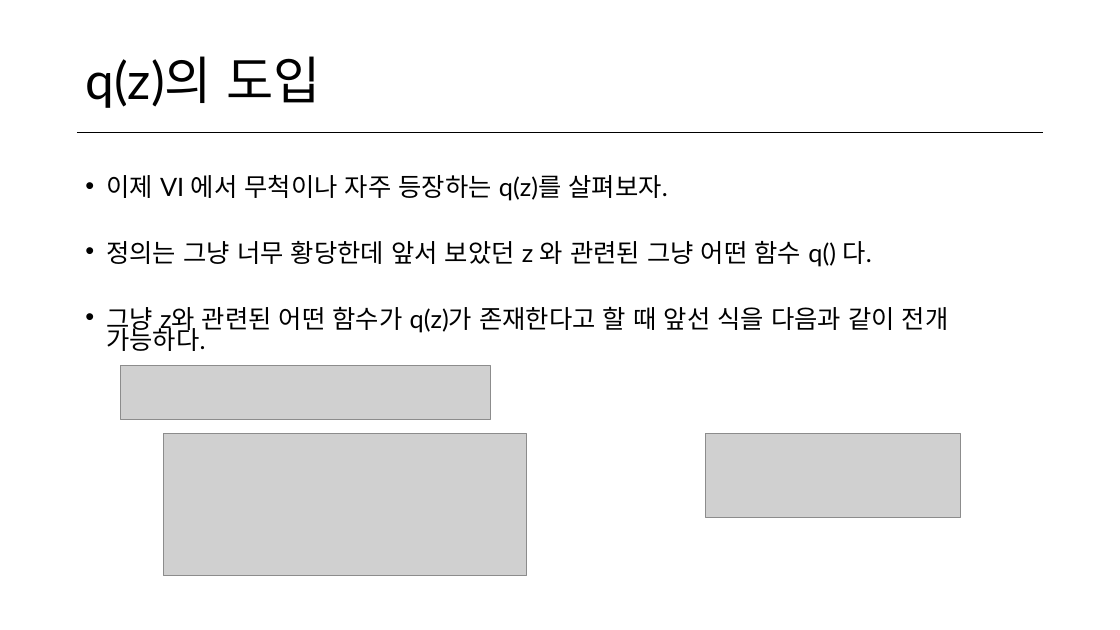
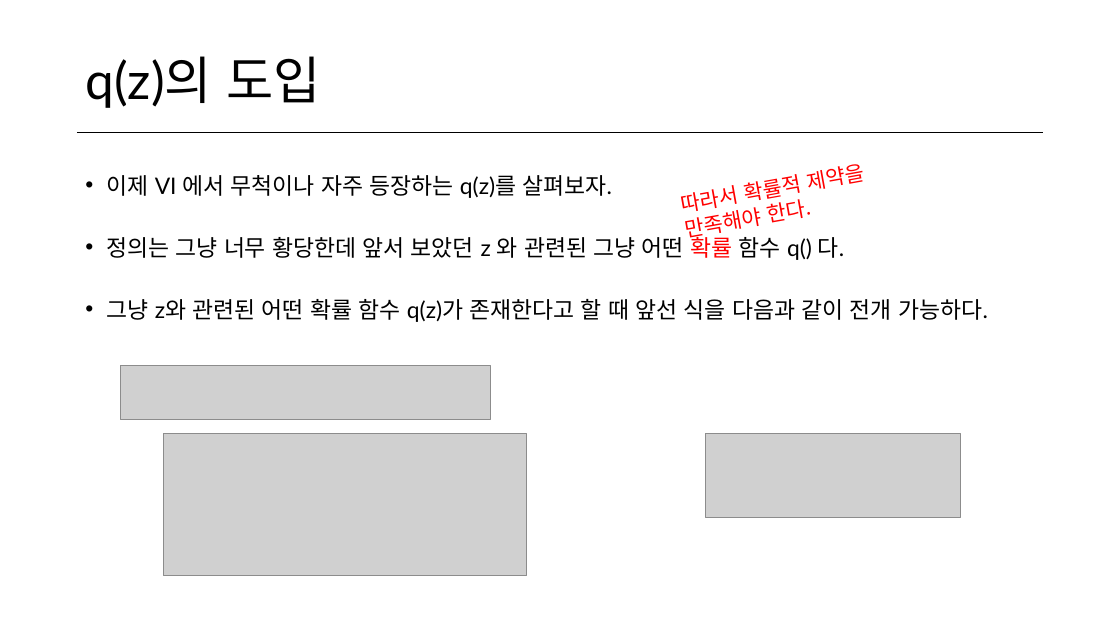
Before and after one commit to norman3/vi, a slide deck: slide 41 of vi.pptx (slide 40 before the commit). Drawn at 1120x630 pixels with LibreOffice and Linux fonts; fonts in the diff are those of the drawing; grey boxes stand for pictures. Boxes give left, top, right and bottom in pixels: in the first picture for what was removed or moved away, otherwise in the second. Text is boxed around its words. In the diff, an @@ line names an element or a change of style, - is before the commit and + after.

```diff
--- a/vi.pptx
+++ b/vi.pptx
@@ text at [106, 175, 612, 198]: size 21.7 to 19.6 pt in "이제 VI 에서 무척이나 자주 등장하는 q(z)를 ..." @@
@@ text added at [682, 185, 763, 243], 18 pt, text #FF0000 @@
+따라서 확률적 제약을 만족해야 한다.
@@ text at [106, 233, 988, 322]: text changed; size 21.7 to 19.6 pt @@
-• 정의는 그냥 너무 황당한데 앞서 보았던 z 와 관련된 그냥 어떤 함수 q() 다.
-• 그냥 z와 관련된 어떤 함수가 q(z)가 존재한다고 할 때 앞선 식을 다음과 같이 전개 가능하다.
+• 정의는 그냥 너무 황당한데 앞서 보았던 z 와 관련된 그냥 어떤 확률 함수 q() 다.
+• 그냥 z와 관련된 어떤 확률 함수 q(z)가 존재한다고 할 때 앞선 식을 다음과 같이 전개 가능하다.
```
Also in this commit, not shown: 14 other slides changed, 1 slide added, 1 other file.
